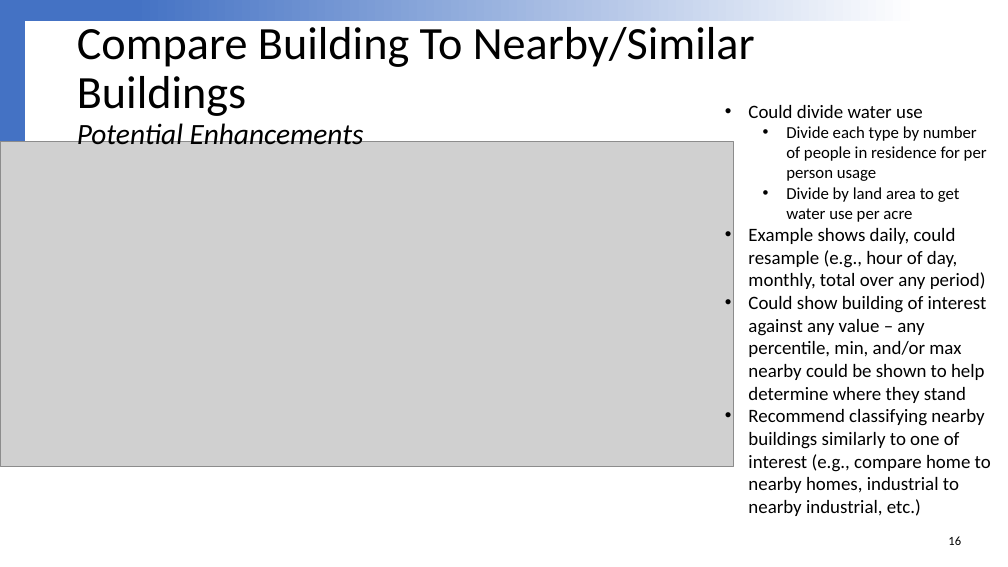
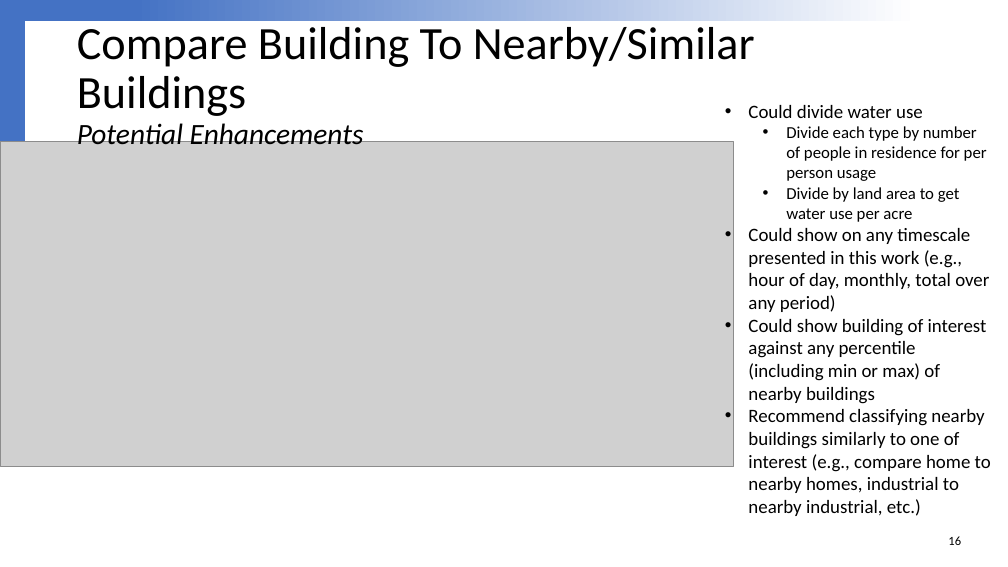
Before and after one commit to jesserowles/Data_Visualization_Challenge_2020, a slide deck: slide 16 of Data Visualization Challenge 2020 JLR.pptx. Drawn at 1008x567 pixels with LibreOffice and Linux fonts; fonts in the diff are those of the drawing; grey boxes stand for pictures; background and template pictures are left out. Boxes give left, top, right and bottom in pixels: in the first picture for what was removed or moved away, otherwise in the second. Text is boxed around its words. In the diff, an @@ line names an element or a change of style, - is before the commit and + after.

Commit message:
Updates to wording in ppt

```diff
--- a/Data Visualization Challenge 2020 JLR.pptx
+++ b/Data Visualization Challenge 2020 JLR.pptx
@@ text at [748,228,989,404]: text changed @@
-• Example shows daily, could resample (e.g., hour of day, monthly, total over any period)
-• Could show building of interest against any value – any percentile, min, and/or max nearby could be shown to help determine where they stand
+• Could show on any timescale presented in this work (e.g., hour of day, monthly, total over any period)
+• Could show building of interest against any percentile (including min or max) of nearby buildings
```
